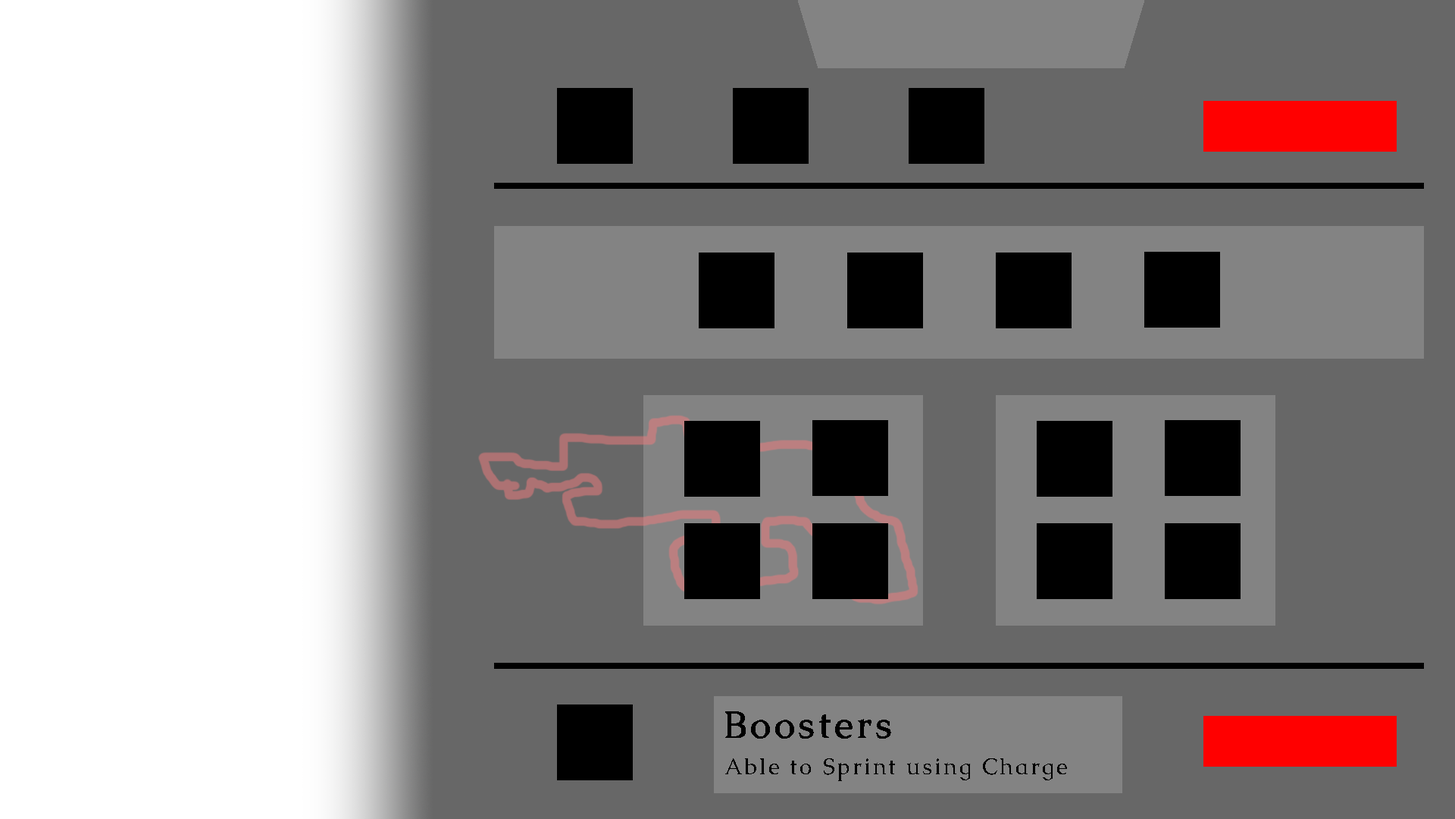
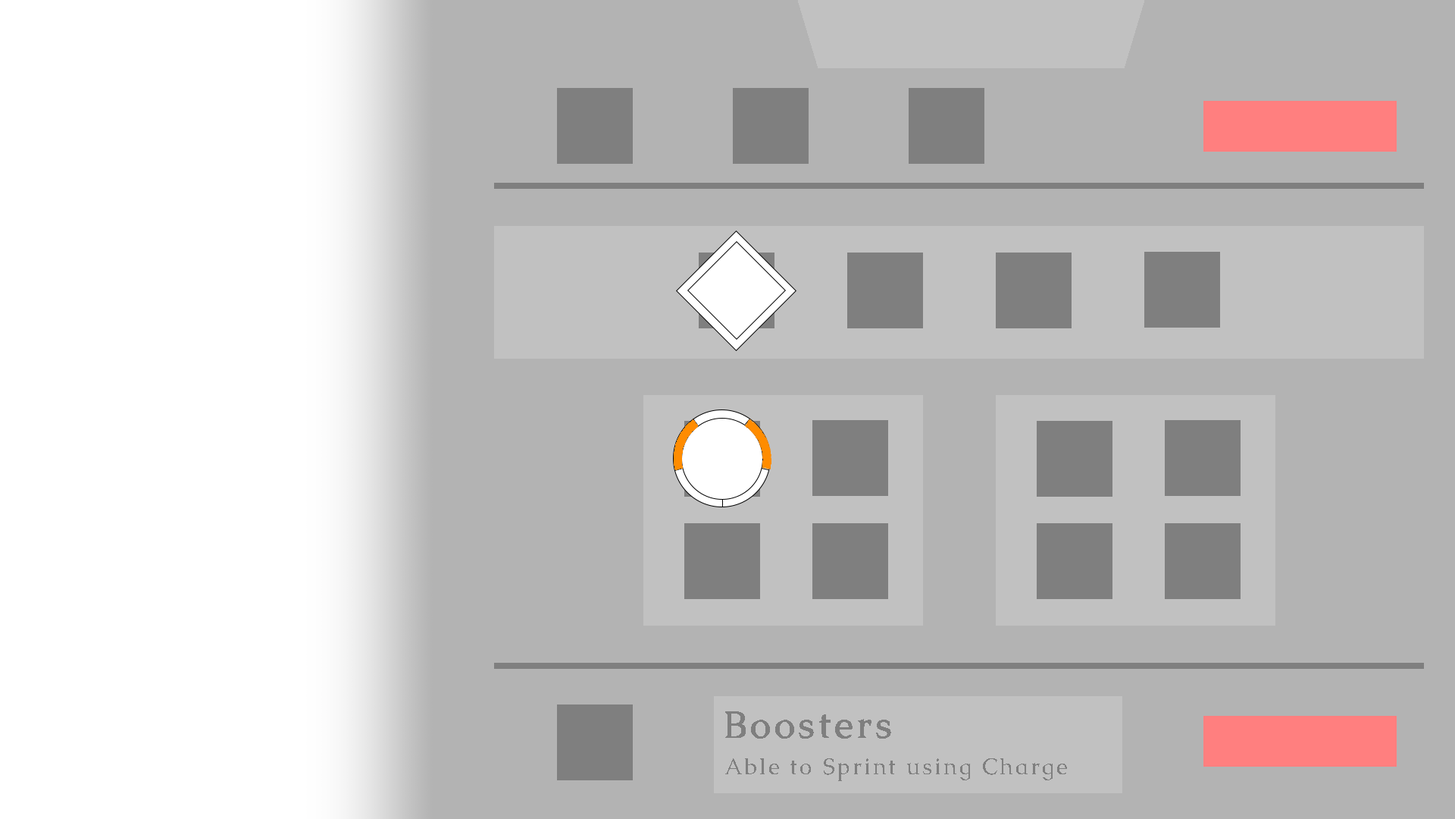
Comparing the layer stacks of the two 1455×819 images. Changes:
added layer "Rectangle 2" in group "Artboard 1" over [left=687, top=241, right=787, bottom=340]
added layer "Rectangle 2 copy" in group "Artboard 1" over [left=676, top=230, right=797, bottom=351]
added layer "Upgrade_Inner" in group "Artboard 1" over [left=681, top=417, right=764, bottom=500]
added layer "Upgrade_Outer" in group "Artboard 1" over [left=673, top=409, right=771, bottom=508]
added group "Proportions" with 29 layers in group "Artboard 1" over [left=320, top=0, right=1455, bottom=819]
moved "Able to Sprint using Charge" into group "Proportions" over [left=725, top=757, right=1068, bottom=781]
moved "Rectangle 1" (1st of 18, in "Artboard 1" › "Proportions") into group "Proportions" over [left=1203, top=100, right=1397, bottom=152]
moved "Rectangle 1" (2nd of 18, in "Artboard 1" › "Proportions") into group "Proportions" over [left=1203, top=715, right=1397, bottom=767]
moved "Line" (1st of 6, in "Artboard 1" › "Proportions") into group "Proportions" over [left=995, top=394, right=1276, bottom=626]
hid "Layer 2", moved it into group "Proportions" over [left=478, top=414, right=919, bottom=605]
moved "Line" (2nd of 6, in "Artboard 1" › "Proportions") into group "Proportions" over [left=714, top=695, right=1123, bottom=793]
moved "Line" (3rd of 6, in "Artboard 1" › "Proportions") into group "Proportions" over [left=643, top=394, right=924, bottom=626]
moved "Line" (4th of 6, in "Artboard 1" › "Proportions") into group "Proportions" over [left=494, top=225, right=1425, bottom=359]
moved "Line" (5th of 6, in "Artboard 1" › "Proportions") into group "Proportions" over [left=494, top=662, right=1425, bottom=669]
moved "Money Panel" into group "Proportions" over [left=798, top=0, right=1145, bottom=69]
moved "Layer 1" into group "Proportions" over [left=320, top=0, right=1455, bottom=819]
…and 20 more changes (2 added, 18 stack)
